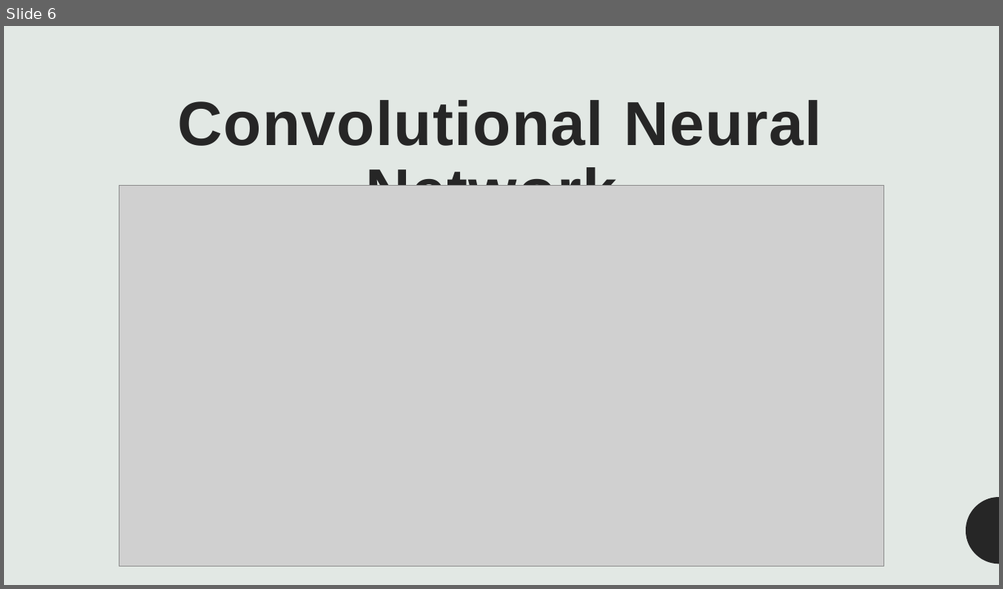
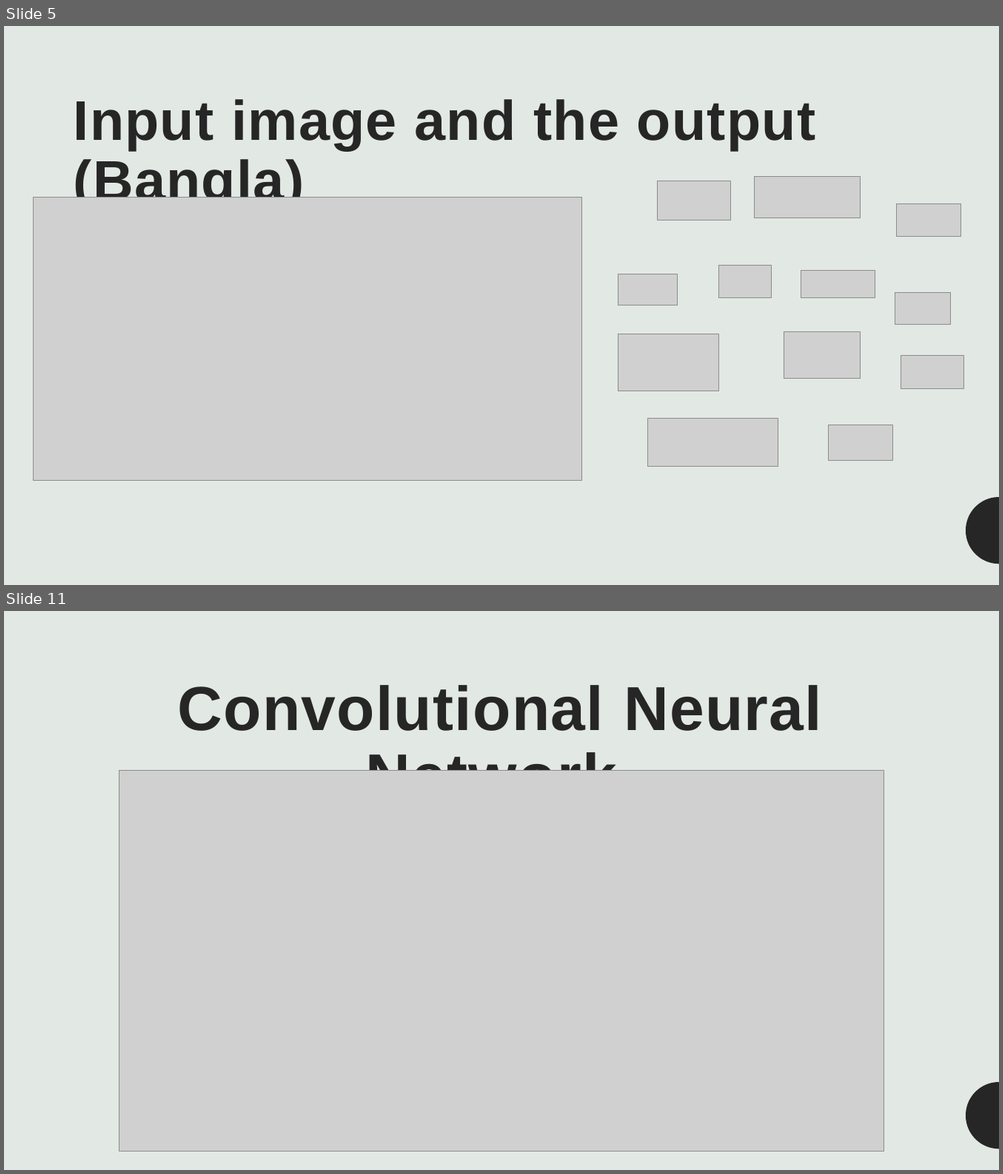
Before and after one commit to Gourav1695/BTech_major_project, a slide deck: BTech_Final_Project_Handwritting_analysis.pptx. Shown one above the other, each under a label of ours: slide 6 before the commit, slides 5 and 11 after it; the slides between them are not shown. The pictures are 1003x589 and 1003x1174 pixels, drawn with LibreOffice and Linux fonts; fonts in the diff are those of the drawing; grey boxes stand for pictures. Boxes give left, top, right and bottom in pixels: in the first picture for what was removed or moved away, otherwise in the second. Text is boxed around its words. In the diff, an @@ line names an element or a change of style, - is before the commit and + after.

```diff
--- a/BTech_Final_Project_Handwritting_analysis.pptx
+++ b/BTech_Final_Project_Handwritting_analysis.pptx
@@ slide 5 added at box(4, 26, 999, 585), background #E2E8E4; not listed: 1 template element that a slide beside it also shows @@
@@ title added at box(74, 99, 816, 198), 54 pt, text #262626, bold @@
+Input image and the output (Bangla)
@@ picture added at box(657, 181, 731, 220) @@
@@ picture added at box(754, 177, 860, 218) @@
@@ picture added at box(33, 197, 581, 480) @@
@@ picture added at box(896, 204, 961, 237) @@
@@ picture added at box(719, 266, 771, 298) @@
@@ picture added at box(618, 275, 677, 306) @@
@@ picture added at box(801, 271, 876, 299) @@
@@ picture added at box(895, 293, 950, 325) @@
@@ picture added at box(618, 335, 719, 392) @@
@@ picture added at box(784, 332, 860, 378) @@
@@ picture added at box(901, 356, 964, 389) @@
@@ picture added at box(647, 419, 778, 468) @@
@@ picture added at box(828, 426, 893, 461) @@
@@ what was slide 6 is now slide 11 @@
```
Also in this commit, not shown: 4 slides changed, 5 other slides added, 1 other file.
